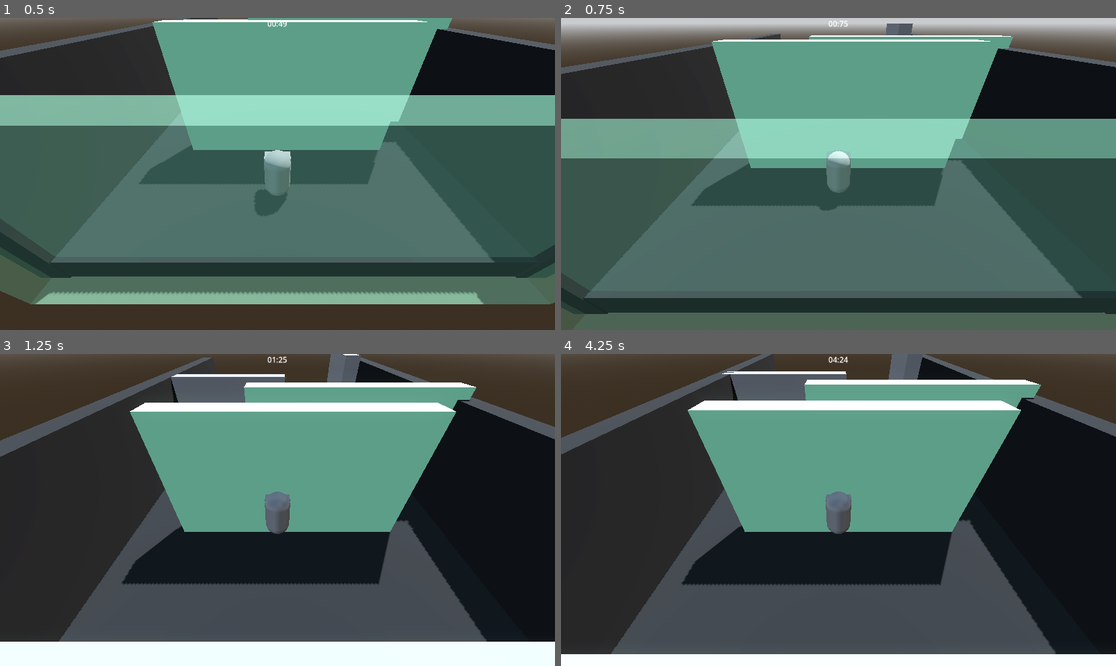
Above: before the commit, frames 1-4 (two rows, left to right).
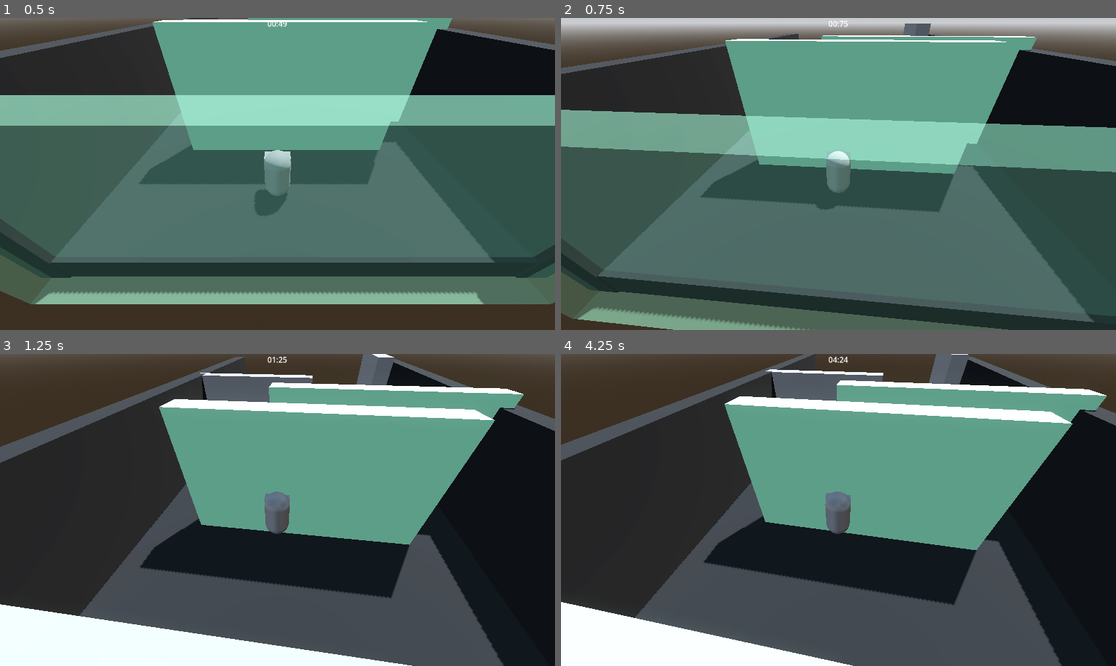
Above: after the commit, the same moments.

Repository: Luis-Blash/speed_attack
Game: Godot game, scene res://levels/level01/main.tscn
Two runs of this game, one before a commit and one after it. Both use one fixed random seed, a clock stepped at 60 frames per second and the inputs below.
Inputs (mouse positions are in pixels of both pictures, inside the frame that each line leads up to):
- Up to frame 1 (0.5 s): no input
- Up to frame 2 (0.75 s): move the mouse to (866, 174) at 0.52 s; hold Up (move_up) from 0.53 s (still down); tap G (attack_1) at 0.6 s
- Up to frame 3 (1.25 s): keep holding Up (move_up); tap Space (jump) at 0.77 s
- Up to frame 4 (4.25 s): keep holding Up (move_up); move the mouse to (810, 510) at 1.27 s; tap Shift (dash) at 1.35, 3.6 s; tap Space (jump) at 1.52, 3.02, 3.77 s; move the mouse to (849, 503) at 2.02 s; tap C (throw) at 2.1 s; move the mouse to (832, 516) at 2.77 s; tap G (attack_1) at 2.85 s; move the mouse to (877, 513) at 3.52 s

Frame 1 is identical in both runs. In frame 2, 16% of the frame differs, in the area x 0-100%, y 1-100%; in frame 3, 21%; in frame 4, 24%, in the area x 0-100%, y 0-100%.

Commit message:
fix(camera): input camaera correct

Diff:
--- a/global/camera.gd
+++ b/global/camera.gd
@@ -3,7 +3,7 @@
 @export var target: CharacterBody3D
 @export var offset: Vector3 = Vector3(0, 5, 6)
 @export var smoothness: float = 0.1
-@export var mouse_sensitivity: float = 0.3
+@export var mouse_sensitivity: float = 0.1
 @export var joy_sensitivity: float = 200.0
 
 var current_angle: float = 0.0
@@ -18,13 +18,14 @@
 
 func _ready() -> void:
 	Input.set_mouse_mode(Input.MOUSE_MODE_CAPTURED)
+	GameManager.level_complete.connect(_on_level_complete)
 
-func _unhandled_input(event: InputEvent) -> void:
-	# rotación con mouse
-	if event is InputEventMouseMotion:
+func _on_level_complete() -> void:
+	Input.set_mouse_mode(Input.MOUSE_MODE_VISIBLE)
+
+func _input(event: InputEvent) -> void:
+	if event is InputEventMouseMotion and Input.get_mouse_mode() == Input.MOUSE_MODE_CAPTURED:
 		current_angle -= event.relative.x * mouse_sensitivity
-
-	# liberar/capturar mouse con Escape
 	if event.is_action_pressed("ui_cancel"):
 		if Input.get_mouse_mode() == Input.MOUSE_MODE_CAPTURED:
 			Input.set_mouse_mode(Input.MOUSE_MODE_VISIBLE)
--- a/global/game_manager.gd
+++ b/global/game_manager.gd
@@ -1,4 +1,6 @@
 extends Node
+
+signal level_complete
 
 # --- cronómetro ---
 var elapsed_time: float = 0.0
@@ -31,7 +33,7 @@
 
 func _level_complete() -> void:
 	is_running = false
-	Input.set_mouse_mode(Input.MOUSE_MODE_VISIBLE)
+	level_complete.emit()
 	if time_label:
 		time_label.text = "Tiempo: " + _format_time(elapsed_time)
 	if rank_label:
@@ -57,7 +59,6 @@
 func retry() -> void:
 	elapsed_time = 0.0
 	is_running = true
-	Input.set_mouse_mode(Input.MOUSE_MODE_CAPTURED)
 	if color_rect:
 		color_rect.visible = false
 	get_tree().reload_current_scene()
